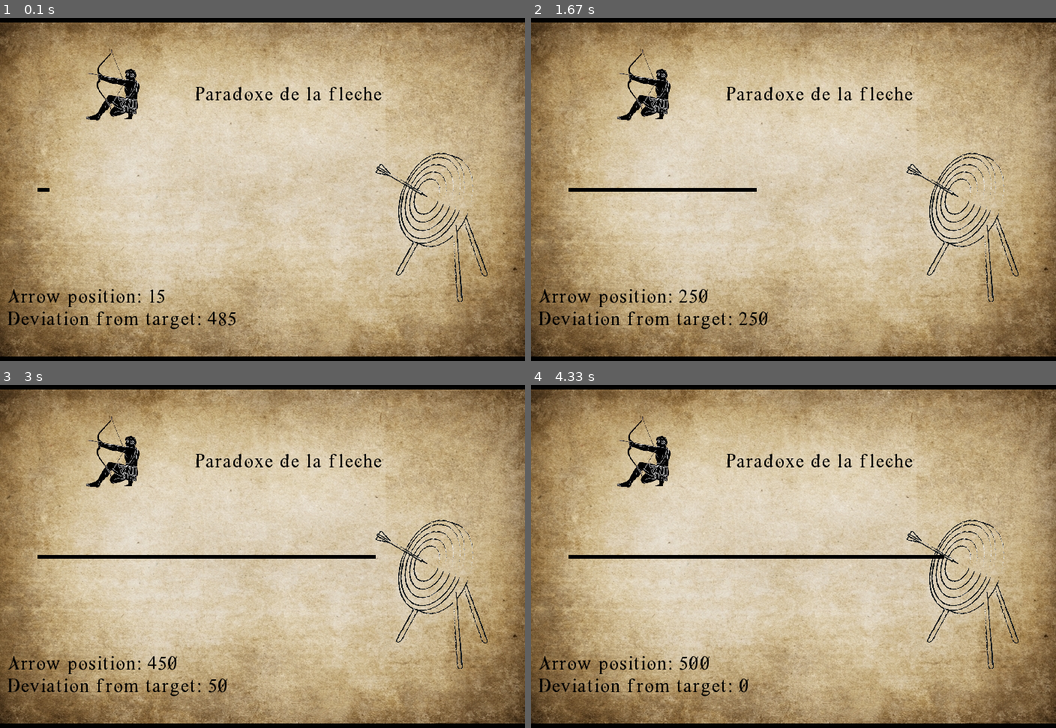
Above: before the commit, frames 1-4 (two rows, left to right).
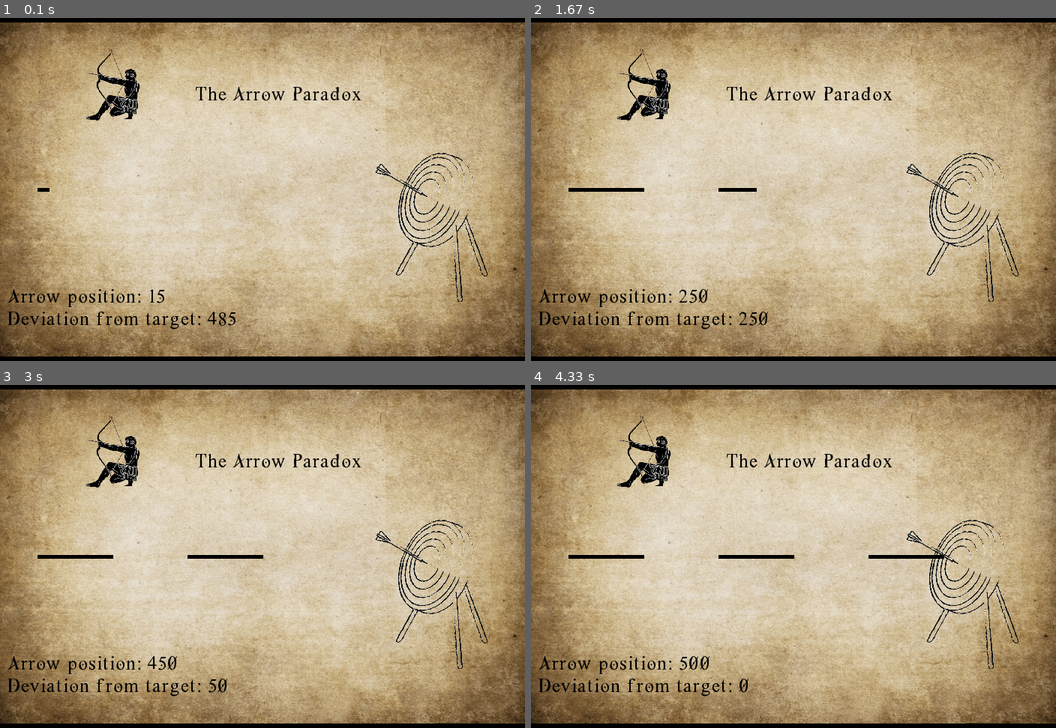
Above: after the commit, the same moments.

Repository: ines-lorquet/zeno-paradoxes
Game: pygame game, started from display_arrow.py
Two runs of this game, one before a commit and one after it. Both use one fixed random seed, a clock stepped at 60 frames per second and the inputs below.
Inputs:
- Up to frame 1 (0.1 s): no input
- Up to frame 2 (1.67 s): no input
- Up to frame 3 (3 s): no input
- Up to frame 4 (4.33 s): no input

The runs differ from the first frame. In frame 1, 0.6% of the frame differs, in the area x 37-73%, y 20-25%; in frame 2, 0.8%; in frame 3, 1.0%, in the area x 21-73%, y 20-51%; in frame 4, 0.9%.

Commit message:
[Ajout de la dernière version du graphique pour arrow]

Diff:
--- a/fleche.py
+++ b/arrow.py
@@ -1,4 +1,4 @@
-class FlecheSimulation:
+class ArrowSimulation:
     def __init__(self, target, position_arrow_initial, arrow_speed, number_stages):
         self.target = target
         self.position_arrow = position_arrow_initial
--- a/display.py
+++ b/display_arrow.py
@@ -1,6 +1,6 @@
 import pygame
 import sys
-from fleche import FlecheSimulation
+from arrow import ArrowSimulation
 
 
 class Game:
@@ -9,14 +9,14 @@
         self.screen_width = 700
         self.screen_height = 480
         self.screen = pygame.display.set_mode((self.screen_width, self.screen_height))
-        pygame.display.set_caption("Paradoxe de la Flèche")
+        pygame.display.set_caption("The Arrow Paradox")
         self.clock = pygame.time.Clock()
         self.running = True
         self.police_c1 = pygame.font.Font("GRECOromanLubedWrestling.ttf", 25)
         self.black = (0, 0, 0)
         self.fps = 60
 
-        self.simulation = FlecheSimulation(
+        self.simulation = ArrowSimulation(
             target=500, position_arrow_initial=0, arrow_speed=5, number_stages=100
         )
 
@@ -44,20 +44,39 @@
             if event.type == pygame.QUIT:
                 self.running = False
 
+    def draw_arrow(self, position_x, position=100):
+        pygame.draw.line(
+            self.screen,
+            (0, 0, 0),
+            (position_x, self.screen_height // 2),
+            (50 + position, self.screen_height // 2),
+            5,
+        )
+
     def draw(self):
         self.img_back("Back", "img/background.jpg")
-        self.text_c1("Paradoxe de la fleche", self.black, 260, 100)
+        self.text_c1("The Arrow Paradox", self.black, 260, 100)
         self.image("img/target.png", 150, 200, 500, 190)
         self.image("img/logo_grec.png", 100, 100, 100, 50)
 
         position_arrow, gap = self.simulation.avancer()
-        pygame.draw.line(
-            self.screen,
-            (0, 0, 0),
-            (50, self.screen_height // 2),
-            (50 + position_arrow, self.screen_height // 2),
-            5,
-        )
+
+        if position_arrow < 100:
+            self.draw_arrow(50, position_arrow)
+
+        else:
+            self.draw_arrow(50)
+
+        if position_arrow > 200 and position_arrow < 300:
+            self.draw_arrow(250, position_arrow)
+
+        elif position_arrow > 300:
+            self.draw_arrow(250, 300)
+
+        if position_arrow > 450:
+
+            self.draw_arrow(450, position_arrow)
+
         self.text_c1(f"Arrow position: {position_arrow}", self.black, 10, 370)
         self.text_c1(f"Deviation from target: {gap}", self.black, 10, 400)
 
